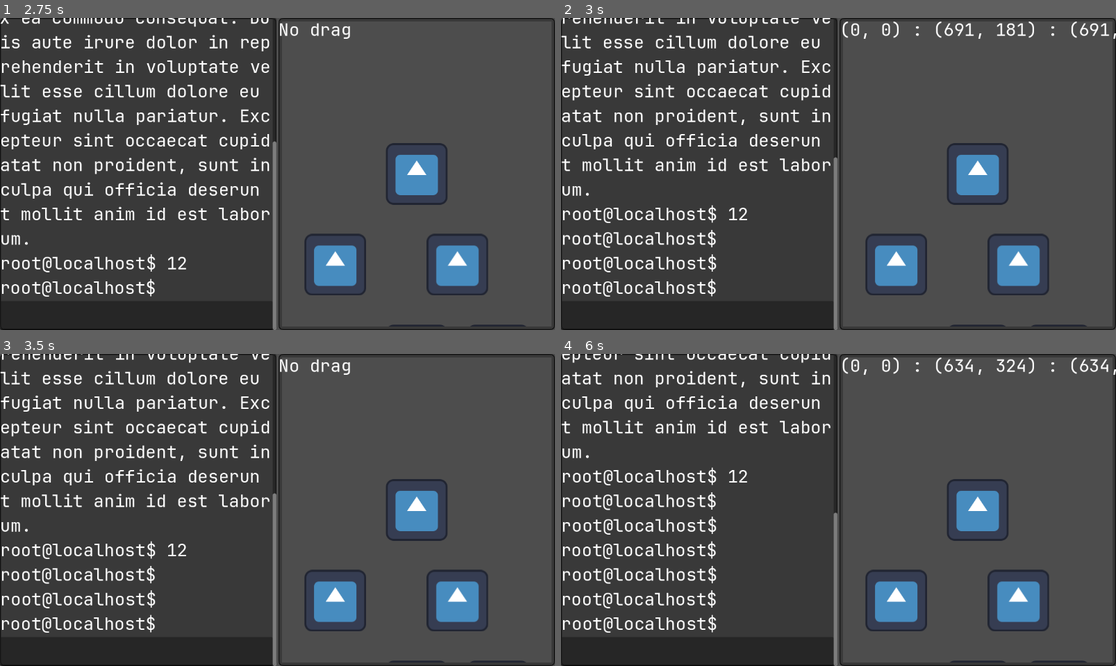
Above: before the commit, frames 1-4 (two rows, left to right).
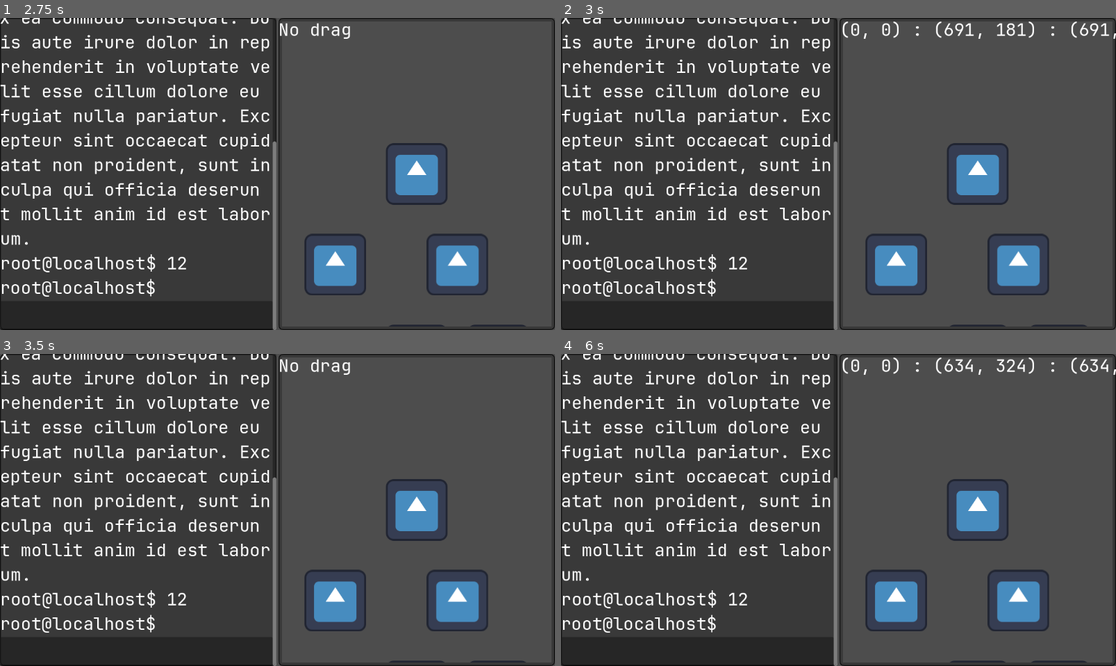
Above: after the commit, the same moments.

Repository: Curtis-Barnhart/GVS
Game: Godot game, scene res://Main.tscn
The game is run twice, just before and just after one commit, with the same random seed, the same clock (stepped at 60 frames per second) and the same inputs. The engine's default icon, where the game draws it, is replaced by a stand-in: a white triangle on a blue panel in a dark square.
Inputs (mouse positions are in pixels of both pictures, inside the frame that each line leads up to):
- Up to frame 1 (2.75 s): click (138, 314) at 0.52 s; type "12" at 0.6 s; tap Enter at 1.25, 1.35 s; move the mouse to (399, 158) at 1.27 s; click (399, 158) at 1.42 s; tap Space at 2 s; drag from (166, 189) to (416, 174) at 2.02 s
- Up to frame 2 (3 s): tap Enter at 2.75, 2.85 s; move the mouse to (894, 105) at 2.77 s; click (894, 105) at 2.92 s
- Up to frame 3 (3.5 s): no input
- Up to frame 4 (6 s): tap Space at 3.5, 5 s; drag from (810, 572) to (1016, 600) at 3.52 s; tap Enter at 4.25, 4.35, 5.85 s; move the mouse to (1005, 556) at 4.27 s; click (1005, 556) at 4.42 s; drag from (672, 463) to (1016, 600) at 5.02 s; move the mouse to (866, 510) at 5.77 s; click (866, 510) at 5.92 s

Frame 1 is identical in both runs. In frame 2, 7.0% of the frame differs, in the area x 0-50%, y 0-81%; in frame 3, 7.0%; in frame 4, 7.3%, in the area x 0-50%, y 0-90%.

Commit message:
UI-less file hierarchy system created.

Diff:
--- a/gvm/filesystem/fs_dir.gd
+++ b/gvm/filesystem/fs_dir.gd
@@ -1,19 +1,39 @@
+# At least right now, this class is NOT meant to be used raw.
+# It should be used by a FSManager.
+
 class_name FSDir
 extends RefCounted
-
 
 var name: String
 var parent: FSDir
 # gotta be careful of circular references here,
 # which shouldn't be a problem anyways but still
-var subdirs: Array[FSDir]
-var files: Array[FSFile]
+var subdirs: Array[FSDir] = []
+var files: Array[FSFile] = []
+
+
+func _init(name: String, parent: FSDir) -> void:
+    self.name = name
+    self.parent = parent
+
+
+func get_path() -> FSPath:
+    if self.parent == self:
+        # I wonder if this will have to be changed eventually
+        return FSPath.new([])
+    return self.parent.get_path().join(FSPath.new([self.name]))
+
 
 func local_dir(name: String) -> FSDir:
     for d in self.subdirs:
         if d.name == name:
             return d
+    if name == "..":
+        return self.parent
+    if name == ".":
+        return self
     return null
+
 
 func local_file(name: String) -> FSFile:
     for f in self.files:
@@ -21,11 +41,12 @@
             return f
     return null
 
+
 func get_dir(path: FSPath) -> FSDir:
     if path.degen():
         return null
 
-    var subdir = self.local_dir(path.base())
+    var subdir = self.local_dir(path.head())
     if subdir == null:
         return null
 
@@ -35,11 +56,12 @@
 
     return subdir.get_dir(rest)
 
+
 func get_file(path: FSPath) -> FSFile:
     if path.degen():
         return null
 
-    var head: String = path.base()
+    var head: String = path.head()
     var rest: FSPath = path.tail()
 
     if rest.degen():
--- /dev/null
+++ b/gvm/filesystem/fs_manager.gd
@@ -0,0 +1,119 @@
+# What's cool about this guy is that he is guaranteed to send signals when
+# anything changes, and he will also do it via signals and take care of all
+# of the references to file/dir structures.
+# He is also guaranteed to never contain loops in the underlying file structure.
+
+class_name FSManager
+extends RefCounted
+
+signal created_dir(path: FSPath)
+signal removed_dir(path: FSPath)
+
+var _root: FSDir = FSDir.new("", null)
+
+
+func _init() -> void:
+    # This creates a cyclic references that will never be deleted because of reference counting.
+    # This must be manually deleted in func _notification before this object is deconstructed.
+    self._root.parent = self._root
+
+
+# Removes cyclic reference in self.root to itself so that it can be freed
+func _notification(what: int) -> void:
+    if what == NOTIFICATION_PREDELETE:
+        # This would be self._root.parent but for this bug:
+        # https://github.com/godotengine/godot/issues/6784
+        # https://github.com/godotengine/godot/issues/80834
+        # self is null, buf data inside it can still be accessed.
+        # I am genuinely not sure what the intended behavior is,
+        # but my best guess says that this is a relatively
+        # safe/stable thing to do
+        _root.parent = null
+
+
+func contains_file(p: FSPath) -> bool:
+    return self._root.get_file(p) != null
+
+
+func contains_dir(p: FSPath) -> bool:
+    return self._get_dir(p) != null
+
+
+func contains_path(p: FSPath) -> bool:
+    return self.contains_file(p) or self.contains_dir(p)
+
+
+#func write_file(p: FSPath, content: String) -> bool:
+    #if p.degen():
+        #return false
+    #if self.contains_path(p.base()):
+        #
+    #return false
+
+
+func _get_dir(p: FSPath) -> FSDir:
+    if p.degen():
+        return self._root
+    return self._root.get_dir(p)
+
+
+func create_dir(p: FSPath) -> bool:
+    var contain_path: FSPath = p.base()
+    var new_dir_name: String = p.last()
+
+    if new_dir_name == "":
+        return false
+
+    var contain_dir: FSDir = self._get_dir(contain_path)
+    if contain_dir == null:
+        return false
+
+    if new_dir_name in contain_dir.subdirs.map(func (sd): return sd.name):
+        return false
+
+    contain_dir.subdirs.push_back(FSDir.new(new_dir_name, contain_dir))
+    emit_signal("created_dir", p)
+    return true
+
+
+#func create_dir_nested(p: FSPath) -> bool:
+    #if self.contains_dir(p):
+        #return false
+
+
+#func move(p: FSPath) -> bool:
+    #return false
+
+
+#func copy(p: FSPath) -> bool:
+    #return false
+
+
+#func remove_file(p: FSPath) -> bool:
+    #return false
+
+
+func remove_dir(p: FSPath) -> bool:
+    var dir: FSDir = self._get_dir(p)
+    if dir == self._root or dir == null or (not dir.subdirs.is_empty()):
+        return false
+
+    var parent: FSDir = dir.parent
+    var i: int = parent.subdirs.find(dir)
+    parent.subdirs.remove_at(i)
+    emit_signal("removed_dir", p)
+    return true
+
+
+#func remove_recursive(p: FSPath) -> bool:
+    #return false
+
+
+## get a list of files in a directory
+## @param p: directory to read
+func read_dirs_in_dir(p: FSPath) -> Array[FSPath]:
+    var dir: FSDir = self._get_dir(p)
+    if dir == null:
+        return []
+
+    return dir.subdirs.map(func (sd): return sd.get_path())
--- a/gvm/filesystem/fs_path.gd
+++ b/gvm/filesystem/fs_path.gd
@@ -5,18 +5,39 @@
 
 var _segments: Array[String]
 
+
 func _init(segments: Array[String]) -> void:
+    # at some point should we filter this for empty strings?
     self._segments = segments
+
 
 func degen() -> bool:
     return self._segments.is_empty()
 
-func base() -> String:
+
+func head() -> String:
     if self.degen():
         return ""
     return self._segments[0]
+
 
 func tail() -> FSPath:
     if self.degen():
         return FSPath.new([])
     return FSPath.new(self._segments.slice(1))
+
+
+func base() -> FSPath:
+    if self.degen():
+        return FSPath.new([])
+    return FSPath.new(self._segments.slice(0, self._segments.size() - 1))
+
+
+func last() -> String:
+    if self.degen():
+        return ""
+    return self._segments[-1]
+
+
+func compose(other: FSPath) -> FSPath:
+    return FSPath.new(self._segments + other._segments)
--- a/gvm/filesystem/ui/FSViewport.tscn
+++ b/gvm/filesystem/ui/FSViewport.tscn
@@ -43,7 +43,7 @@
 
 [node name="Camera2D" type="Camera2D" parent="SubViewportContainer/SubViewport"]
 
-[node name="FsGraph" parent="SubViewportContainer/SubViewport" instance=ExtResource("3_sl6xo")]
+[node name="FSGraph" parent="SubViewportContainer/SubViewport" instance=ExtResource("3_sl6xo")]
 
 [node name="Label" type="Label" parent="."]
 layout_mode = 0
--- a/gvm/filesystem/ui/graph/FSGraph.tscn
+++ b/gvm/filesystem/ui/graph/FSGraph.tscn
@@ -6,4 +6,4 @@
 [node name="FsGraph" type="Node2D"]
 script = ExtResource("1_rw4f1")
 
-[node name="FsgDir" parent="." instance=ExtResource("4_1lrbe")]
+[node name="Root" parent="." instance=ExtResource("4_1lrbe")]
--- a/gvm/filesystem/ui/graph/fs_graph.gd
+++ b/gvm/filesystem/ui/graph/fs_graph.gd
@@ -1,15 +1,15 @@
 extends Node2D
 
-@onready var rootdir: FSGDir = $FsgDir
-const FSGDirObj = preload("res://gvm/filesystem/ui/graph/FSGDir.tscn")
+@onready var rootdir: FSGDir = $Root
+const FSGDir_Obj = preload("res://gvm/filesystem/ui/graph/FSGDir.tscn")
 
 
 # Called when the node enters the scene tree for the first time.
 func _ready() -> void:
-    var subd0: FSGDir = FSGDirObj.instantiate()
-    var subd1: FSGDir = FSGDirObj.instantiate()
-    var subd1_0: FSGDir = FSGDirObj.instantiate()
-    var subd1_1: FSGDir = FSGDirObj.instantiate()
+    var subd0: FSGDir = FSGDir_Obj.instantiate()
+    var subd1: FSGDir = FSGDir_Obj.instantiate()
+    var subd1_0: FSGDir = FSGDir_Obj.instantiate()
+    var subd1_1: FSGDir = FSGDir_Obj.instantiate()
 
     self.rootdir.add_subdir(subd0)
     self.rootdir.add_subdir(subd1)
--- a/gvm/filesystem/ui/graph/fsg_dir.gd
+++ b/gvm/filesystem/ui/graph/fsg_dir.gd
@@ -2,13 +2,20 @@
 extends Node2D
 
 @onready var area: Area2D = $Area2D
+# parent directory (FSGDir) of self
 var parent: FSGDir = self
+# Unused right now - is the dir visually expanded
 var expanded: bool = true
-var data: FSDir = null
+# subdirectories (FSGDir) of self
 var subdirs: Array[FSGDir] = []
+# height - used to calculate how far below me to put subdirs visually
 @onready var height: float = $Area2D/CollisionShape2D.shape.get_rect().size.y + 60
+# width - used to calculate how far apart to print subobjects
 @onready var width: float = $Area2D/CollisionShape2D.shape.get_rect().size.x + 40
+# cumulative width of all my subobjects
 var sub_width: float = 0
+# total width of myself - max of myself (my level) or my subobjects'
+# cumulative total_widths
 @onready var total_width: float = self.width
 
 
@@ -18,8 +25,8 @@
     self.subdirs.push_back(subdir)
 
     var total_width_delta: float = self.modify_subwidth(subdir.total_width)
-    print("Adding subdir with width = %f" % subdir.total_width)
-    print("New subwidth = %f" % self.sub_width)
+    #print("Adding subdir with width = %f" % subdir.total_width)
+    #print("New subwidth = %f" % self.sub_width)
     if total_width_delta != 0:
         self.total_width_notifier(total_width_delta)
 
@@ -28,10 +35,10 @@
 
 func arrange_subnodes() -> void:
     var offset: float = -self.total_width/2
-    print("arranging subnodes for node with total width = %f" % self.total_width)
+    #print("arranging subnodes for node with total width = %f" % self.total_width)
     for sd in self.subdirs:
-        print("Setting x = %f and y = %f" % [offset + (sd.total_width/2), height])
-        print("  - node width = %f" % sd.total_width)
+        #print("Setting x = %f and y = %f" % [offset + (sd.total_width/2), height])
+        #print("  - node width = %f" % sd.total_width)
         sd.position.y = height
         sd.position.x = offset + (sd.total_width / 2)
         offset += sd.total_width
--- a/gvm/shell/GVShell.tscn
+++ b/gvm/shell/GVShell.tscn
@@ -12,7 +12,7 @@
 [sub_resource type="CodeHighlighter" id="CodeHighlighter_58jvi"]
 
 [node name="GvShell" type="NinePatchRect"]
-anchors_preset = -1
+anchors_preset = 15
 anchor_right = 1.0
 anchor_bottom = 1.0
 grow_horizontal = 2
--- a/gvm/shell/prompt.gd
+++ b/gvm/shell/prompt.gd
@@ -9,10 +9,14 @@
 # that actually take focus like user input? Then _everyone_ receives input,
 # not just them.
 func _input(event: InputEvent) -> void:
-    if event is InputEventKey and event.is_pressed():
-        if event.keycode == KEY_ENTER:
-            emit_signal("user_entered")
-            get_viewport().set_input_as_handled()
+    if (
+        event is InputEventKey
+        and event.is_pressed()
+        and event.keycode == KEY_ENTER
+        and self.get_viewport().gui_get_focus_owner() == self
+    ):
+        emit_signal("user_entered")
+        get_viewport().set_input_as_handled()
 
 
 # Called when the node enters the scene tree for the first time.
--- a/main.gd
+++ b/main.gd
@@ -16,7 +16,7 @@
 
 # Called when the node enters the scene tree for the first time.
 func _ready() -> void:
-    pass # Replace with function body.
+    var test: FSManager = FSManager.new()
 
 
 # Called every frame. 'delta' is the elapsed time since the previous frame.
